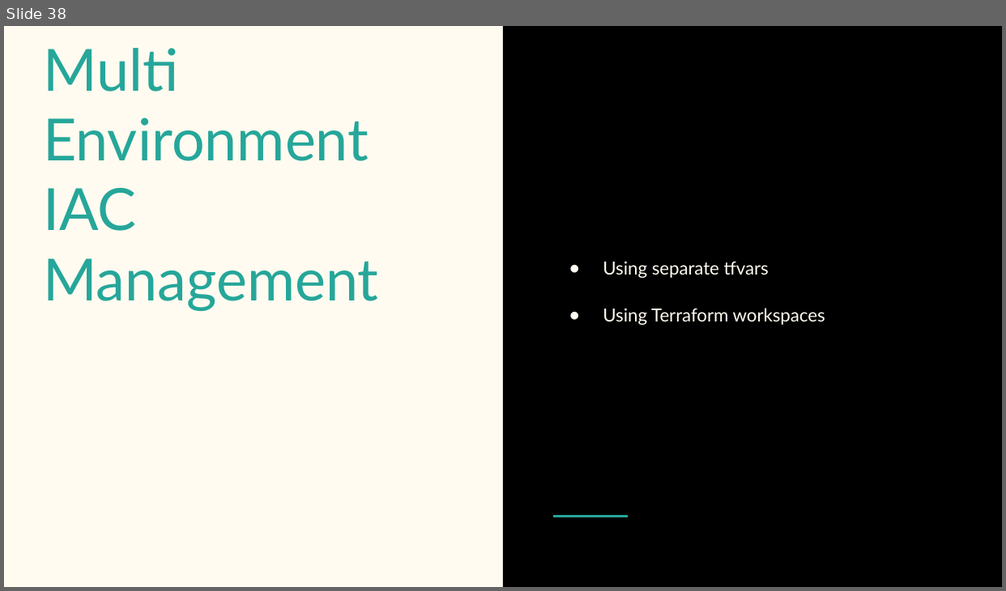
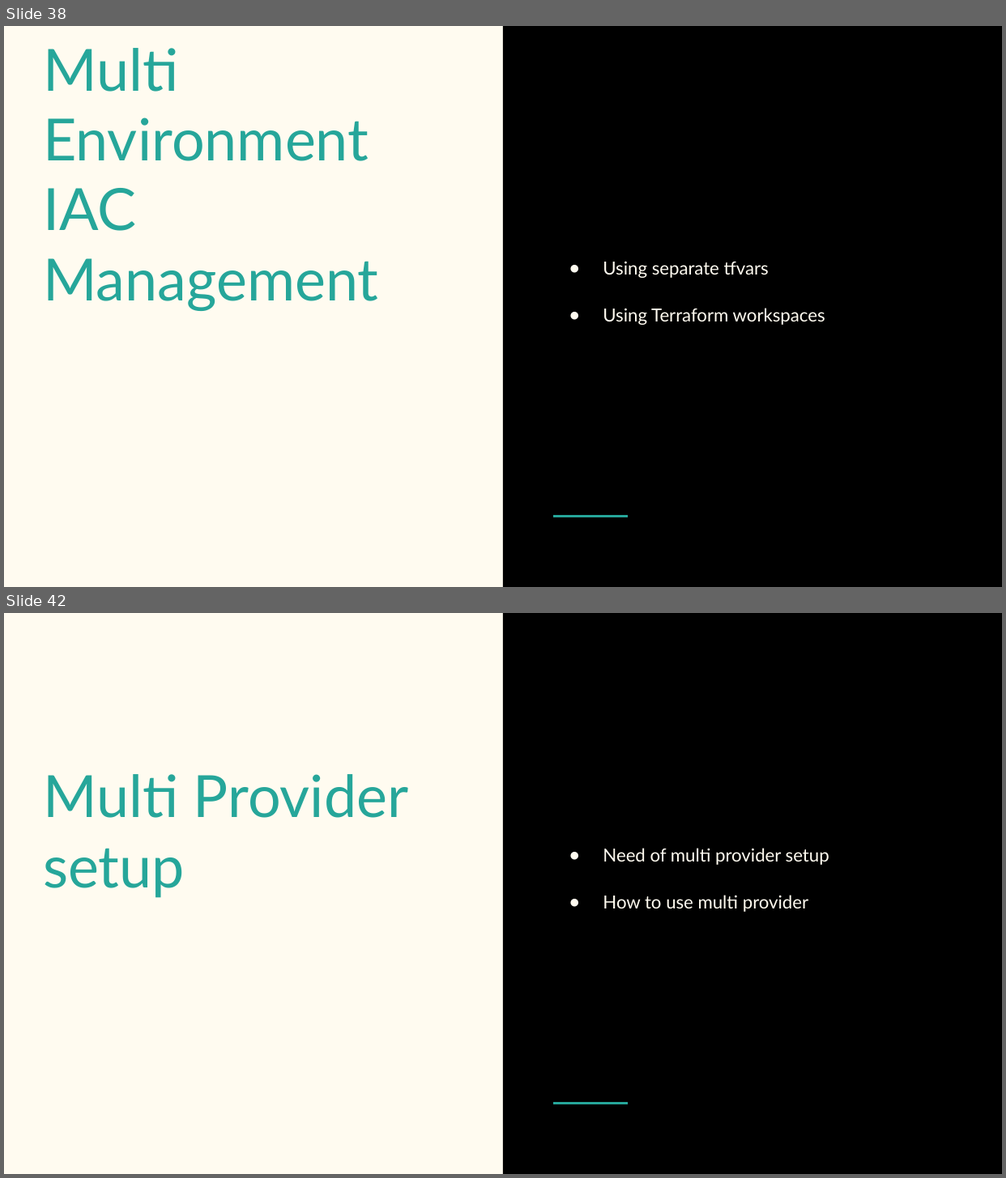
Before and after one commit to jainankur2/ankur-terraform-learning, a slide deck: Terraform.pptx. Shown one above the other, each under a label of ours: slide 38 before the commit, slides 38 and 42 after it; the slides between them are not shown. The pictures are 1006x591 and 1006x1178 pixels, drawn with LibreOffice and Linux fonts; fonts in the diff are those of the drawing. Boxes give left, top, right and bottom in pixels: in the first picture for what was removed or moved away, otherwise in the second. Text is boxed around its words. In the diff, an @@ line names an element or a change of style, - is before the commit and + after.

```diff
--- a/Terraform.pptx
+++ b/Terraform.pptx
@@ slide 42 added at (4,613,1002,1174), background #FFFBF0; not listed: 2 template elements that a slide beside it also shows @@
@@ title added at (43,774,409,898), 42 pt, text #26A69A @@
+Multi Provider setup
@@ text added at (603,848,829,912), 13 pt, text #FFFBF0 @@
+● Need of multi provider setup
+● How to use multi provider
```
Also in this commit, not shown: 2 slides changed, 16 other slides added, 44 other files.
